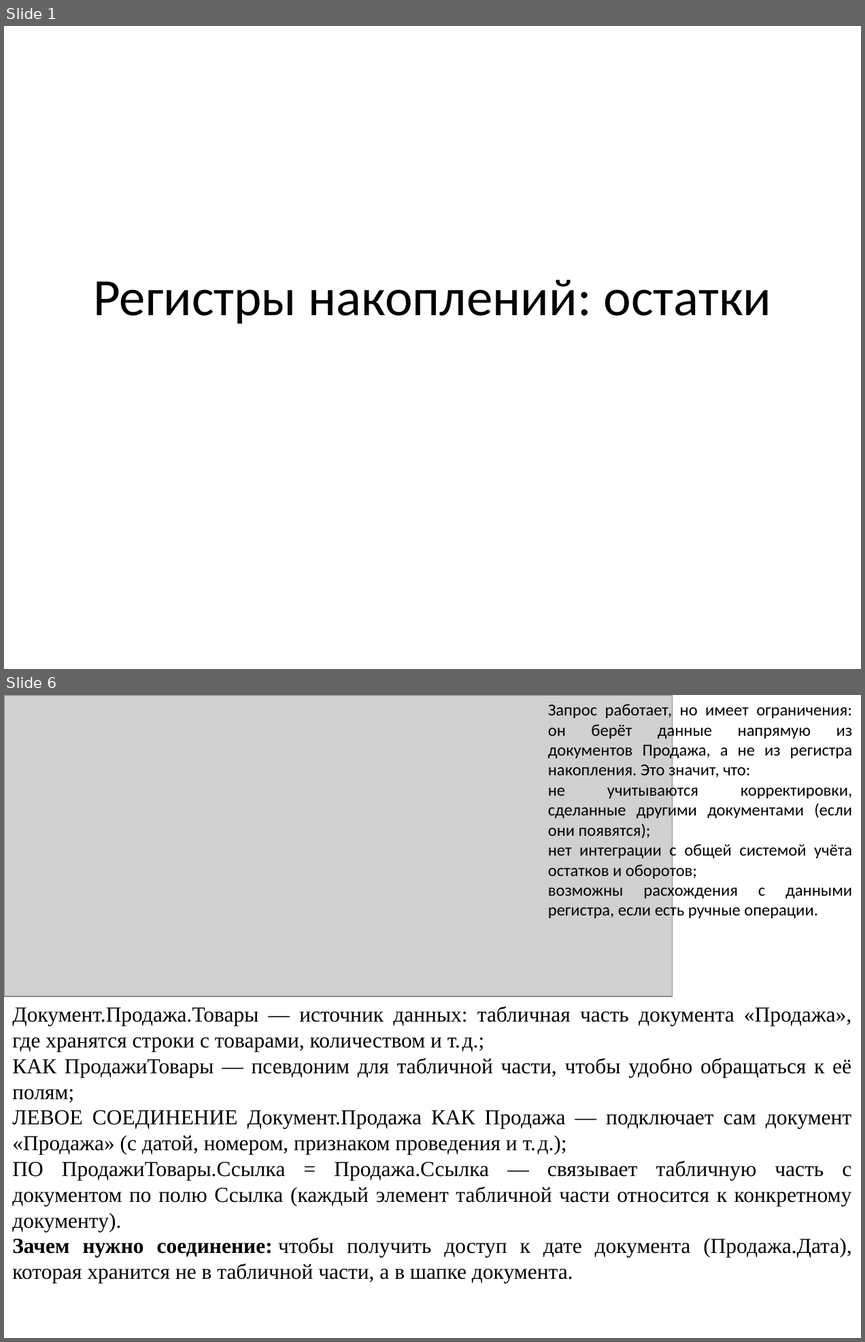
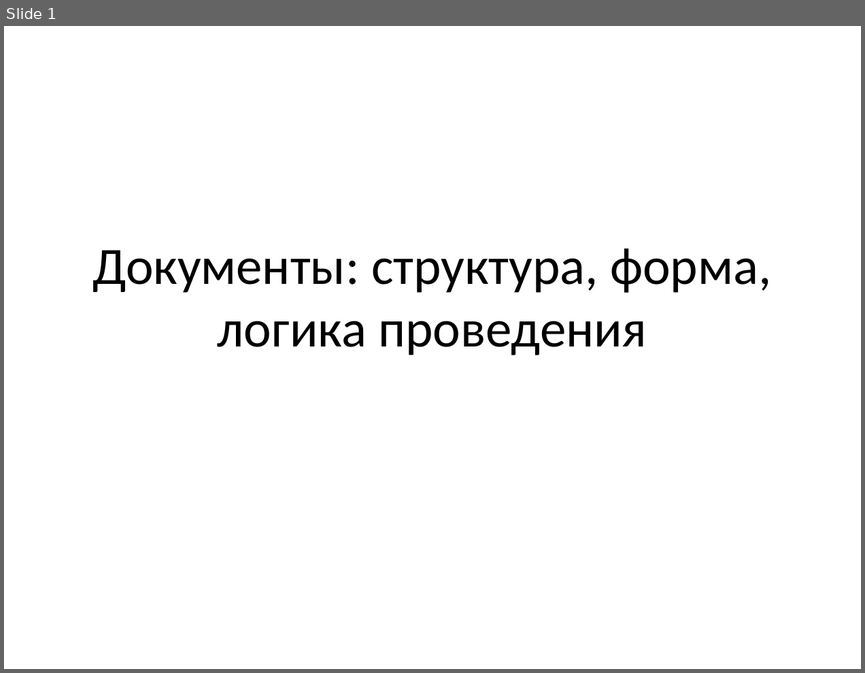
Before and after one commit to mbdatateach/site, a slide deck: 4ис/практика 4.pptx. Shown one above the other, each under a label of ours: slides 1 and 6 before the commit, slide 1 after it; the slides between them are not shown. The pictures are 865x1342 and 865x673 pixels, drawn with LibreOffice and Linux fonts; fonts in the diff are those of the drawing; grey boxes stand for pictures. Boxes give left, top, right and bottom in pixels: in the first picture for what was removed or moved away, otherwise in the second. Text is boxed around its words. In the diff, an @@ line names an element or a change of style, - is before the commit and + after.

```diff
--- a/4ис/практика 4.pptx
+++ b/4ис/практика 4.pptx
@@ slide 6 removed at (4,695,861,1338), background #FFFFFF @@
@@ picture removed at (4,695,672,997) @@
@@ text removed at (548,704,853,920) @@
-Запрос работает, но имеет ограничения: он берёт данные напрямую из документов Продажа, а не из регистра накопления. Это значит, что:
-не учитываются корректировки, сделанные другими документами (если они появятся);
-нет интеграции с общей системой учёта остатков и оборотов;
-возможны расхождения с данными регистра, если есть ручные операции.
@@ text removed at (12,1006,852,1283) @@
-Документ.Продажа.Товары — источник данных: табличная часть документа «Продажа», где хранятся строки с товарами, количеством и т. д.;
-КАК ПродажиТовары — псевдоним для табличной части, чтобы удобно обращаться к её полям;
-ЛЕВОЕ СОЕДИНЕНИЕ Документ.Продажа КАК Продажа — подключает сам документ «Продажа» (с датой, номером, признаком проведения и т. д.);
-ПО ПродажиТовары.Ссылка = Продажа.Ссылка — связывает табличную часть с документом по полю Ссылка (каждый элемент табличной части относится к конкретному документу).
-Зачем нужно соединение: чтобы получить доступ к дате документа (Продажа.Дата), которая хранится не в табличной части, а в шапке документа.
@@ slide 1 changed as well @@
@@ title at (92,248,771,355): text changed @@
-Регистры накоплений: остатки
+Документы: структура, форма, логика проведения
```
Also in this commit, not shown: 6 slides added, 5 other slides removed, 30 other files.
